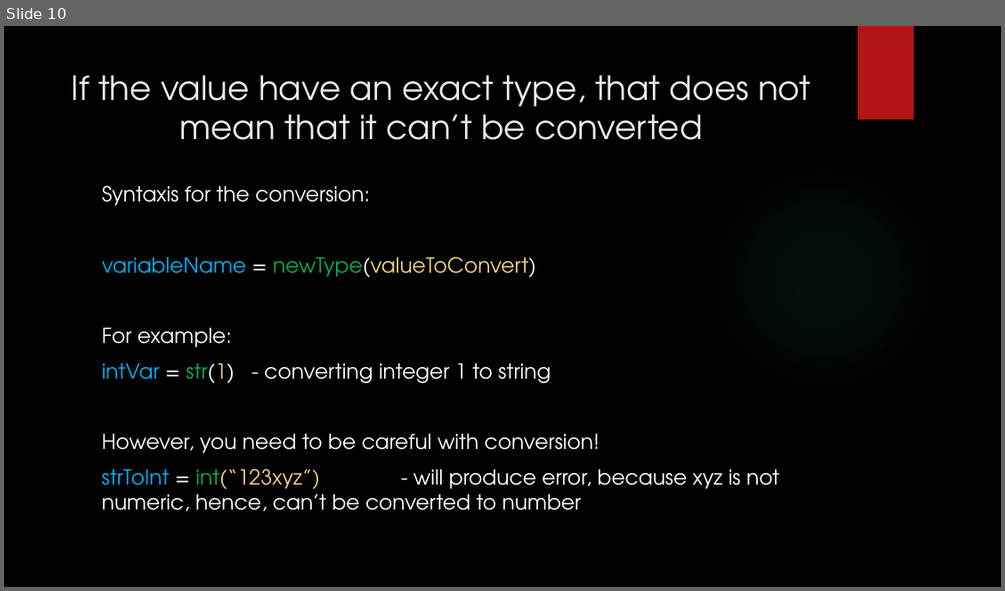
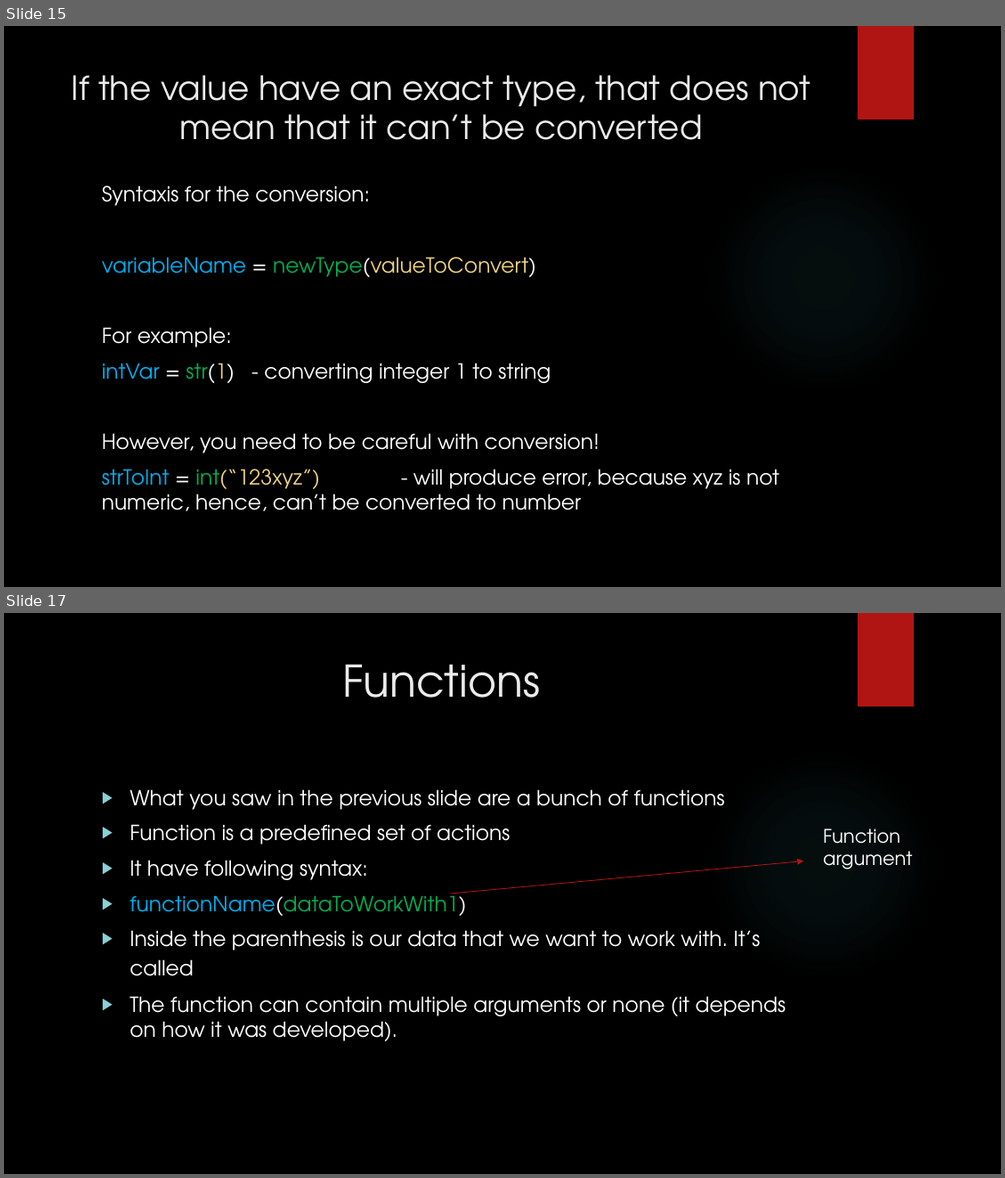
Before and after one commit to D-Voronkov-Official/Learning-Python, a slide deck: Presentations/Variables.pptx. Shown one above the other, each under a label of ours: slide 10 before the commit, slides 15 and 17 after it; the slides between them are not shown. The pictures are 1005x591 and 1005x1178 pixels, drawn with LibreOffice and Linux fonts; fonts in the diff are those of the drawing; background and template pictures are left out. Boxes give left, top, right and bottom in pixels: in the first picture for what was removed or moved away, otherwise in the second. Text is boxed around its words. In the diff, an @@ line names an element or a change of style, - is before the commit and + after.

Commit message:
Added Python advantages and explanation of what function is

```diff
--- a/Presentations/Variables.pptx
+++ b/Presentations/Variables.pptx
@@ slide 17 added at <box>4,613,1001,1174</box>, background picture (left out); not listed: 2 template elements that a slide beside it also shows @@
@@ title added at <box>342,664,540,698</box>, 42 pt, text #EBEBEB @@
+Functions
@@ text added at <box>129,789,786,1041</box>, 20 pt, text #FFFFFF @@
+▶ What you saw in the previous slide are a bunch of functions
+▶ Function is a predefined set of actions
+▶ It have following syntax:
+▶ functionName(dataToWorkWith1)
+▶ Inside the parenthesis is our data that we want to work with. It’s called function arguments
+▶ The function can contain multiple arguments or none (it depends on how it was developed).
@@ text added at <box>823,828,912,869</box>, 18 pt, text #FFFFFF @@
+Function argument
@@ arrow added from (451, 893) to (803, 861), #B01513 0.75 pt @@
@@ what was slide 10 is now slide 15 @@
```
Also in this commit, not shown: 2 slides changed, 6 other slides added.
